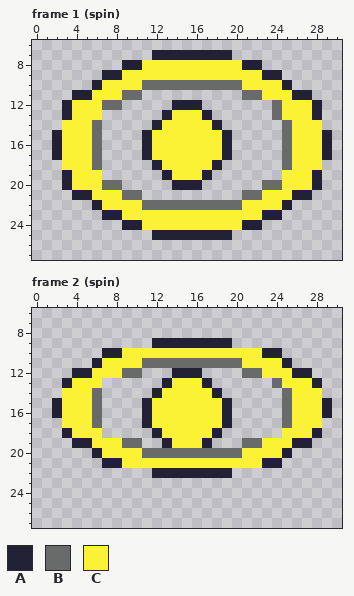
Two states of a pixel-art file, src/assets/enemies/neutron/neutron-odd.aseprite. The picture above was drawn from the file before the commit.
32x32 pixels, 10 frames. Shown: frame 1 (spin): x 0..30, y 6..27; frame 2 (spin): x 0..30, y 6..27. The commit also changed other frames, which this record leaves out.
Visible layers, top first: "axis", "circle".
Palette (. is transparent): A #222034  B #696a6a  C #fbf236
Pixels before, frame 1 (spin), first column x 2:
 7 ..........AAAAAAAA..........
 8 .......AACCCCCCCCCCAA.......
 9 .....AACCCCCCCCCCCCCCAA.....
10 ....ACCCCBBBBBBBBBBCCCCA....
11 ..AACCCBB..........BBCCCAA..
12 .ACCCBB.....AAA.......BCCCA.
13 .ACCC......ACCCA......BCCCA.
14 .CCCB.....ACCCCCA......BCCC.
15 ACCCB....ACCCCCCCA.....BCCCA
16 ACCCB....ACCCCCCCA.....BCCCA
17 ACCCB....ACCCCCCCA.....BCCCA
18 .CCCB.....ACCCCCA......BCCC.
19 .ACCC......ACCCA.......CCCA.
20 .ACCCBB.....AAA......BBCCCA.
21 ..AACCCBB..........BBCCCAA..
22 ....ACCCCBBBBBBBBBBCCCCA....
23 .....AACCCCCCCCCCCCCCAA.....
24 .......AACCCCCCCCCCAA.......
25 ..........AAAAAAAA..........
Pixels before, frame 2 (spin), first column x 2:
 9 ..........AAAAAAAA..........
10 .....AACCCCCCCCCCCCCCAA.....
11 ....ACCCCBBBBBBBBBBCCCCA....
12 ..AACCCBB...AAA....BBCCCAA..
13 .ACCC......ACCCA......BCCCA.
14 .CCCB.....ACCCCCA......BCCC.
15 ACCCB....ACCCCCCCA.....BCCCA
16 ACCCB....ACCCCCCCA.....BCCCA
17 .CCCB....ACCCCCCCA.....BCCC.
18 .ACCC.....ACCCCCA......CCCA.
19 ..AACCCBB..ACCCA...BBCCCAA..
20 ....ACCCCBBBBBBBBBBCCCCA....
21 .....AACCCCCCCCCCCCCCAA.....
22 ..........AAAAAAAA..........
And afterwards:
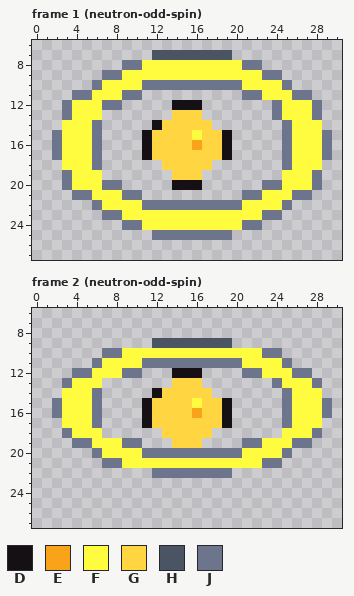
Colours new in this view: D #141013  E #f9a31b  F #fffc40  G #ffd541  H #4a5462  J #6d758d
The exact change:
Changed rows in their new state; - is an unchanged pixel.
Frame 1 (neutron-odd-spin), layers "axis", "circle":
first column x 2:
 7 ----------HHHHHHHH----------
 8 -------JJFFFFFFFFFFJJ-------
 9 -----JJFFFFFFFFFFFFFFJJ-----
10 ----JFFFFJJJJJJJJJJFFFFJ----
11 --JJFFFJJ----------JJFFFJJ--
12 -JFFFJJ-----DDD-------JFFFJ-
13 -JFFF------.GGG.------JFFFJ-
14 -FFFJ-----DGGGGG.------JFFF-
15 JFFFJ----DGGGGFGGD-----JFFFJ
16 JFFFJ----DGGGGEGGD-----JFFFJ
17 JFFFJ----DGGGGGGGD-----JFFFJ
18 -FFFJ-----.GGGGG.------JFFF-
19 -JFFF------.GGG.-------FFFJ-
20 -JFFFJJ-----DDD------JJFFFJ-
21 --JJFFFJJ----------JJFFFJJ--
22 ----JFFFFJJJJJJJJJJFFFFJ----
23 -----JJFFFFFFFFFFFFFFJJ-----
24 -------JJFFFFFFFFFFJJ-------
25 ----------JJJJJJJJ----------
Frame 2 (neutron-odd-spin), layers "axis", "circle":
first column x 2:
 9 ----------HHHHHHHH----------
10 -----JJFFFFFFFFFFFFFFJJ-----
11 ----JFFFFJJJJJJJJJJFFFFJ----
12 --JJFFFJJ---DDD----JJFFFJJ--
13 -JFFF------.GGG.------JFFFJ-
14 -FFFJ-----DGGGGG.------JFFF-
15 JFFFJ----DGGGGFGGD-----JFFFJ
16 JFFFJ----DGGGGEGGD-----JFFFJ
17 -FFFJ----DGGGGGGGD-----JFFF-
18 -JFFF-----.GGGGG.------FFFJ-
19 --JJFFFJJ--.GGG.---JJFFFJJ--
20 ----JFFFFJJJJJJJJJJFFFFJ----
21 -----JJFFFFFFFFFFFFFFJJ-----
22 ----------JJJJJJJJ----------
Changed places in both pictures, as pixel boxes (x1, y1, x2, y2):
changed: (52, 50, 332, 240)
changed: (52, 338, 332, 478)
